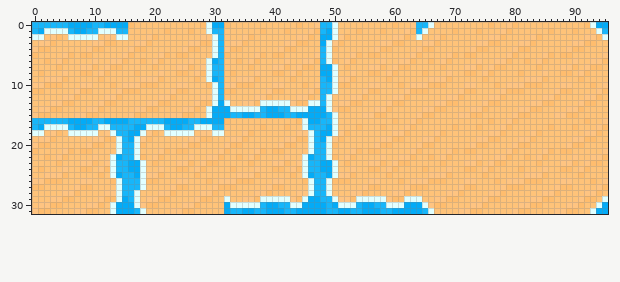
Two versions of one sprite sheet, Assets/Sprites/Tiles/CoastTiles.png. The picture above was drawn from the file before the commit.
The file is 96x32 pixels.
And afterwards:
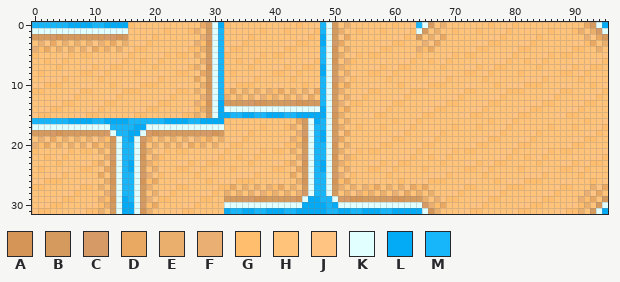
Palette (. is transparent): A #d59556  B #d59a5e  C #d59a65  D #eaa962  E #eaaf6c  F #eaaf73  G #ffbd6e  H #ffc379  J #ffc481  K #e1ffff  L #03abf7  M #17b6fa
Change:
Changed rows in their new state; - is an unchanged pixel.
first column x 0:
 0 ----------------------------DBK------------------KB-E------------KB-E-----------------------DBK-
 1 KK----KKKKK---KK-----------E-BK------------------KBE------------KB-E-----------------------E-ECK
 2 BBBCABBBBBBBCCAB------------FC-------------------KB-D-----------B-E-D-----------------------F-DB
 3 -F-D-E-E-E-F-D-E-----------F-A--------------------CD-------------F-D-------------------------D-E
 4 F-D-E-E-E-D-E-E-------------EB--------------------A-E-----------F-D---------------------------E-
 5 ---------------------------E-B--------------------BE--------------------------------------------
 6 ----------------------------ECK-------------------A-F-------------------------------------------
 7 ---------------------------E-AK------------------KBE--------------------------------------------
 8 ----------------------------DBK------------------KB-E-------------------------------------------
 9 ---------------------------D-BK------------------KCF--------------------------------------------
10 ----------------------------EA-------------------KA-D-------------------------------------------
11 ---------------------------E-B---D-E-E-F-D-E-E-D-KBE--------------------------------------------
12 ----------------------------FC--E-E-E-F-E-E-F-D---B-E-------------------------------------------
13 ---------------------------F-A--BBBCCAABBBBCAABB--BF--------------------------------------------
14 ----------------------------EBK-K-----KKKKK---KK--C-D-------------------------------------------
15 ---------------------------E-BK------------------KAE--------------------------------------------
16 --------------------------------------------DBK--KB-E-------------------------------------------
17 KK----KKKKK-----------KKKKK---KK-----------E-BK--KBE--------------------------------------------
18 BBBCABBBBBBBC------CABBBBBBBCCAB------------FC---KB-D-------------------------------------------
19 -F-D-E-E-E-F-A----CD-E-E-E-F-D-E-----------F-A----CD--------------------------------------------
20 F-D-E-E-E-D-EB----A-E-E-E-D-E-E-------------EB----A-E-------------------------------------------
21 -----------E-B----BE-----------------------E-B----BE--------------------------------------------
22 ------------ECK---A-F-----------------------ECK---A-F-------------------------------------------
23 -----------E-AK--KBE-----------------------E-AK--KBE--------------------------------------------
24 ------------DBK--KB-E-----------------------DBK--KB-E-------------------------------------------
25 -----------D-BK--KCF-----------------------D-BK--KCF--------------------------------------------
26 ------------EA---KA-D-----------------------EA----A-D-------------------------------------------
27 -----------E-B---KBE-------------D-E-E-F-D-E-B----BE-E-F-D-E-E-D-D---------------------------E-D
28 ------------FC----B-E-----------E-E-E-F-E-E-FC----B-E-F-E-E-F-D-E-E-------------------------F-D-
29 -----------F-A----BF------------BBBCCAABBBBCA------CCAABBBBCAABBBE-F-----------------------F-D-B
30 ------------EBK---C-D-----------K-----KKKKK-----------KKKKK---KKKCF-D-----------------------E-BK
31 -----------E-BK--KAE---------------------------------------------KAE-----------------------E-BK-
Boxes around the changes in both pictures, in picture pixels (x1, y1, x2, y2):
changed: (32, 22, 446, 214)
changed: (578, 22, 608, 52)
changed: (578, 184, 608, 214)
